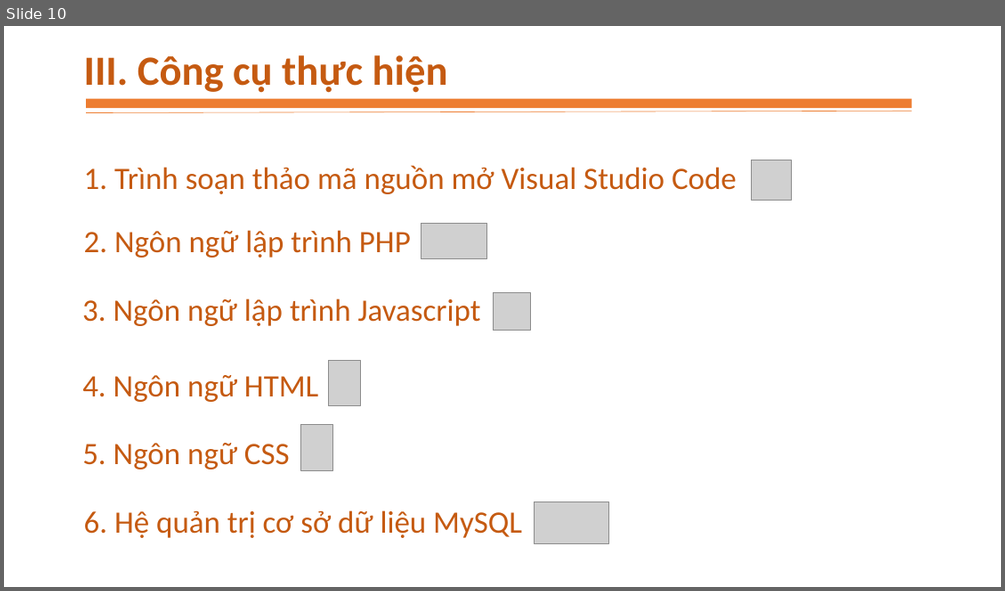
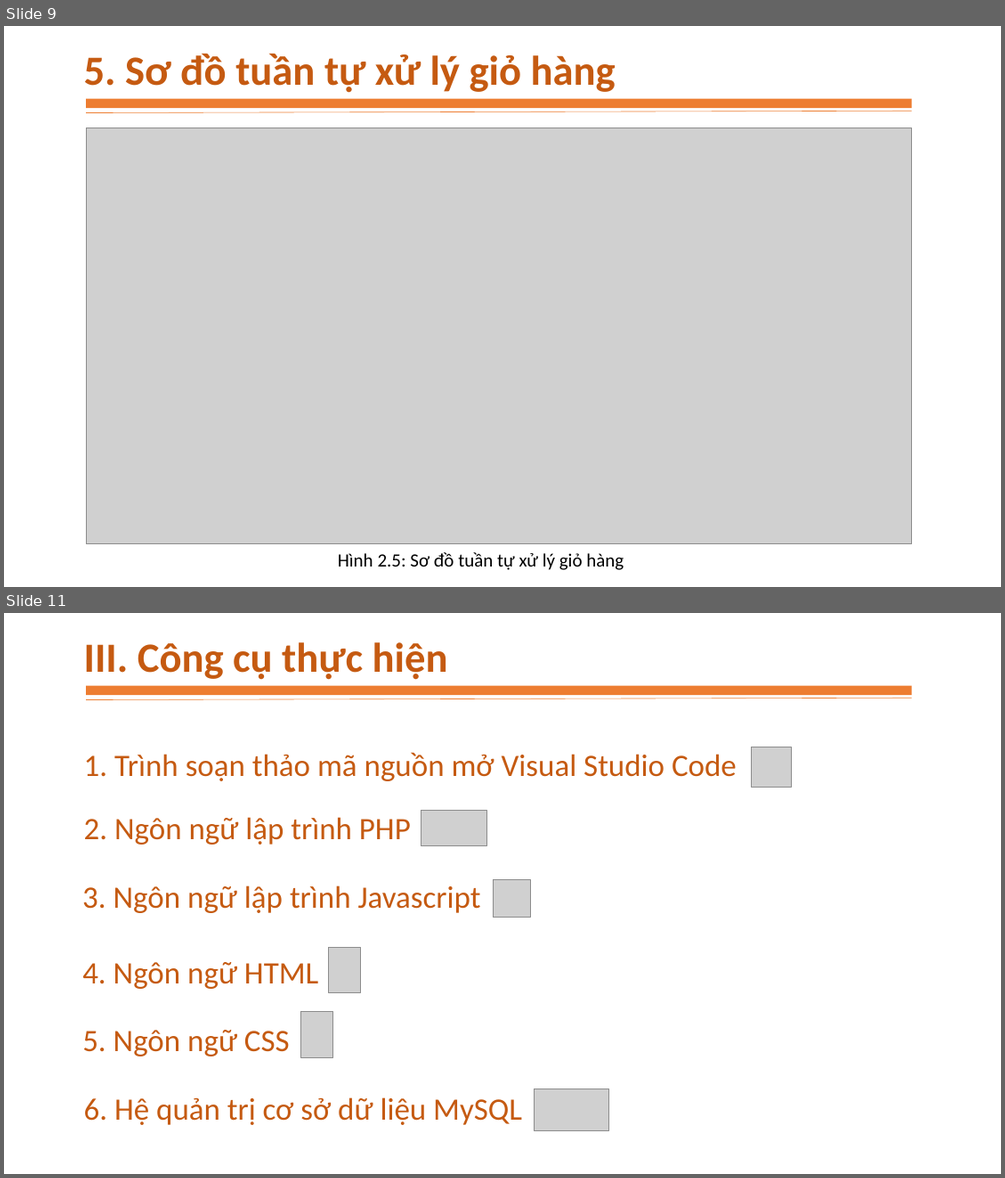
Before and after one commit to TrungTrungg/Dean, a slide deck: CD19CNTT2-NgoXuanTrung.pptx. Shown one above the other, each under a label of ours: slide 10 before the commit, slides 9 and 11 after it; the slides between them are not shown. The pictures are 1005x591 and 1005x1178 pixels, drawn with LibreOffice and Linux fonts; fonts in the diff are those of the drawing; grey boxes stand for pictures. Boxes give left, top, right and bottom in pixels: in the first picture for what was removed or moved away, otherwise in the second. Text is boxed around its words. In the diff, an @@ line names an element or a change of style, - is before the commit and + after.

```diff
--- a/CD19CNTT2-NgoXuanTrung.pptx
+++ b/CD19CNTT2-NgoXuanTrung.pptx
@@ slide 9 added at (4, 26, 1001, 587), background #FFFFFF @@
@@ text added at (84, 54, 615, 93), 40 pt, text #C55A11, bold @@
+5. Sơ đồ tuần tự xử lý giỏ hàng
@@ rectangle added at (86, 99, 912, 108), fill #ED7D31 @@
@@ line added from (86, 112) to (912, 111), #ED7D31 0.5 pt @@
@@ picture added at (86, 127, 912, 543) @@
@@ text added at (338, 552, 623, 570), 18 pt, text #000000 @@
+Hình 2.5: Sơ đồ tuần tự xử lý giỏ hàng
@@ what was slide 10 is now slide 11 @@
```
Also in this commit, not shown: 5 slides changed, 2 other files.
